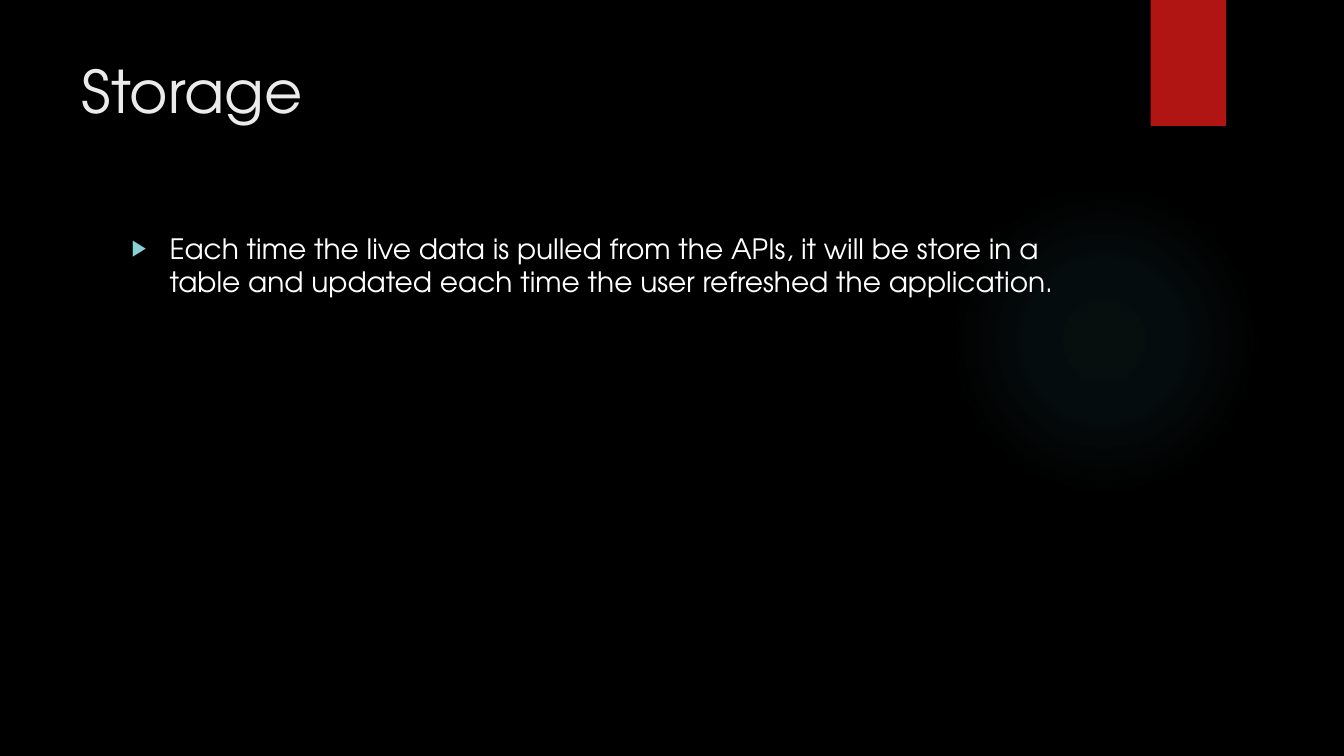
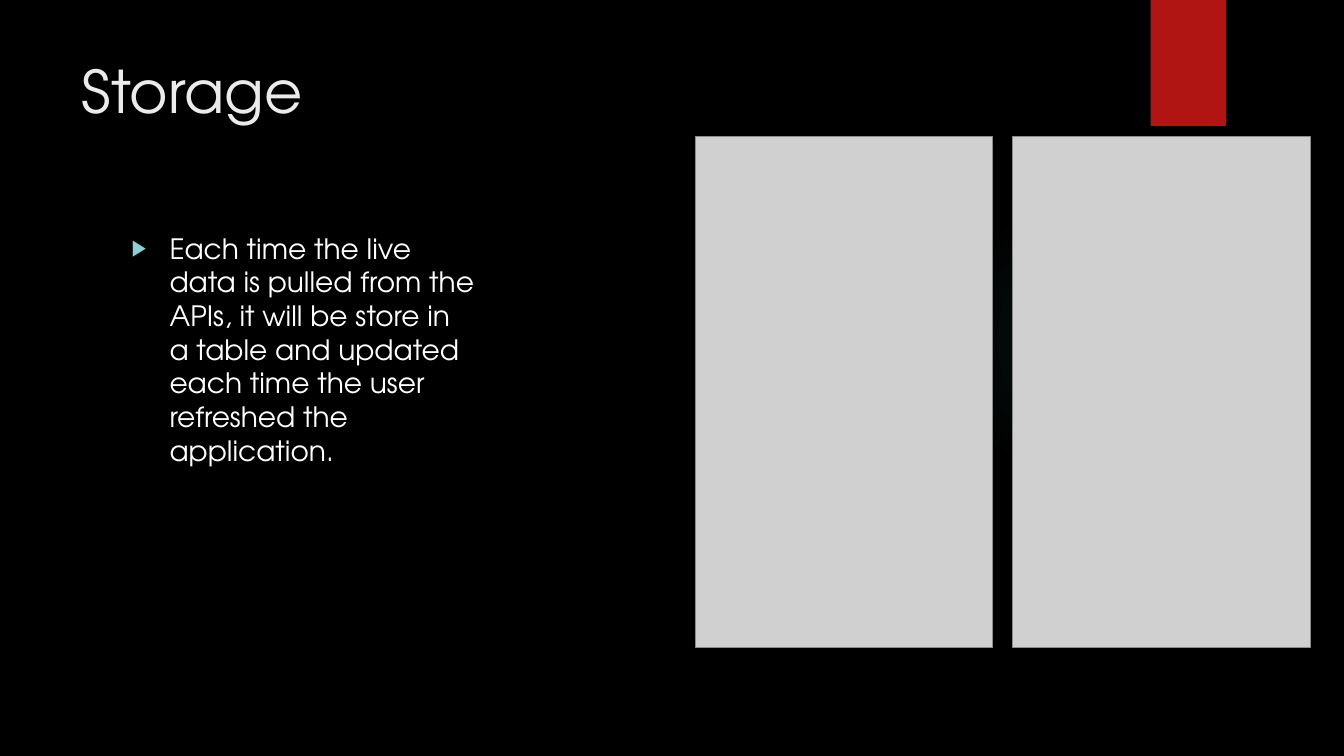
Before and after one commit to TsidAznar/WAPCENG319, a slide deck: slide 11 of Milestone 2 Presentation.pptx. Drawn at 1344x756 pixels with LibreOffice and Linux fonts; fonts in the diff are those of the drawing; grey boxes stand for pictures; background and template pictures are left out. Boxes give left, top, right and bottom in pixels: in the first picture for what was removed or moved away, otherwise in the second. Text is boxed around its words. In the diff, an @@ line names an element or a change of style, - is before the commit and + after.

```diff
--- a/Milestone 2 Presentation.pptx
+++ b/Milestone 2 Presentation.pptx
@@ picture added at [696, 137, 993, 648] @@
@@ picture added at [1013, 137, 1311, 648] @@
@@ text "Each time the live data ..." rewrapped from [170, 238, 1053, 298] to [170, 238, 474, 467] @@
```
